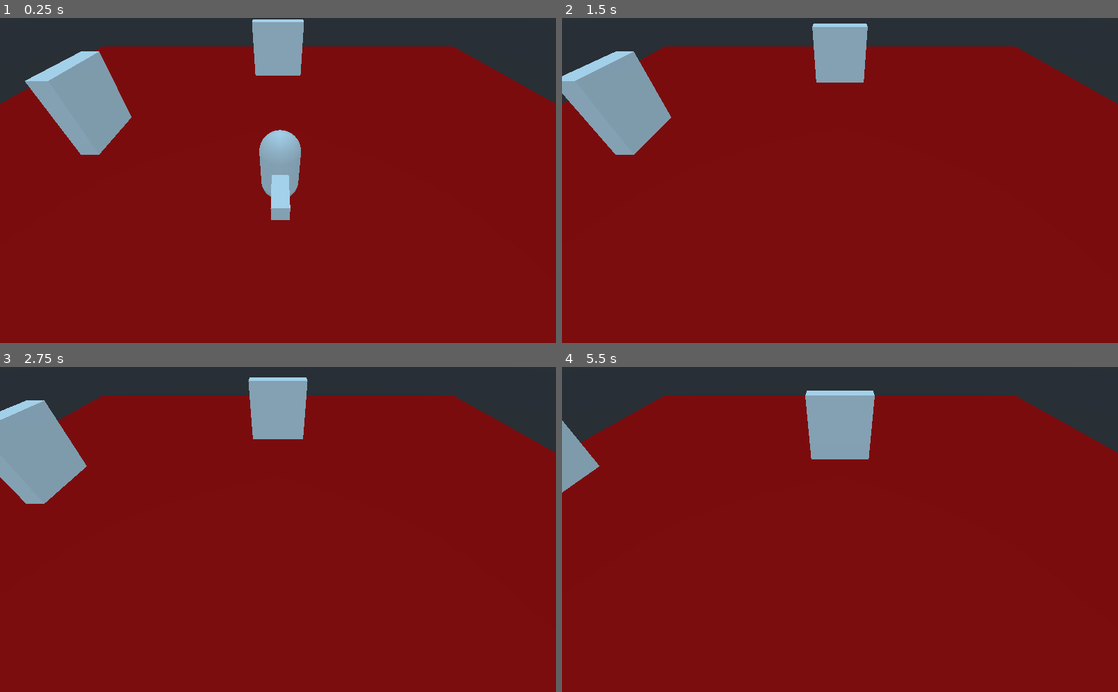
Above: before the commit, frames 1-4 (two rows, left to right).
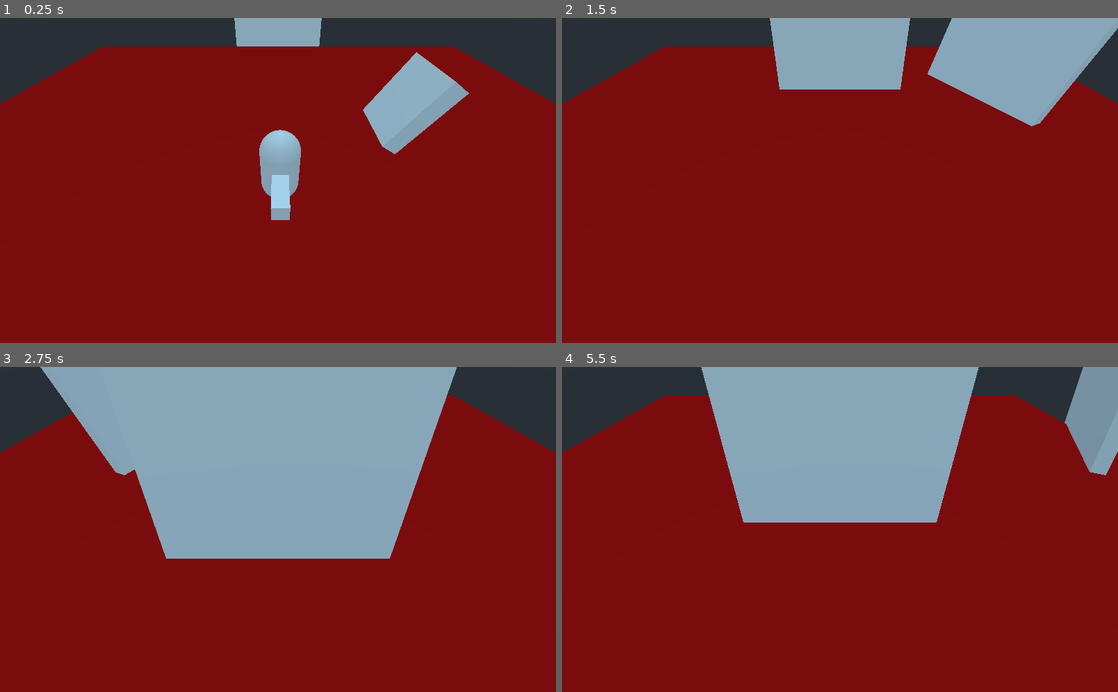
Above: after the commit, the same moments.

Repository: progammer/UTGJ2021
Game: Godot game, scene res://Spatial.tscn
The game is run twice, just before and just after one commit, with the same random seed, the same clock (stepped at 60 frames per second) and the same inputs.
Inputs:
- Up to frame 1 (0.25 s): no input
- Up to frame 2 (1.5 s): hold D (move_right) 0.53-1.28 s; tap Right (turn_c) at 0.6 s; tap Space (jump) at 0.77 s; hold Down (lay_down) from 1.28 s (still down); tap Left (turn_cc) at 1.35 s
- Up to frame 3 (2.75 s): tap Space (jump) at 1.52 s; release Down (lay_down) at 2.03 s; hold D (move_right) from 2.03 s (still down); tap Right (turn_c) at 2.1 s
- Up to frame 4 (5.5 s): release D (move_right) at 2.78 s; hold I (get_up) 2.78-3.53 s; tap Left (turn_cc) at 2.85, 4.35 s; tap Space (jump) at 3.02, 3.77, 4.52 s; hold A (move_left) 3.53-5.03 s; tap Right (turn_c) at 3.6, 5.1 s; hold Down (lay_down) from 5.03 s (still down)

The runs differ from the first frame. In frame 1, 8.0% of the frame differs, in the area x 4-85%, y 0-43%; in frame 2, 15%; in frame 3, 35%, in the area x 0-83%, y 0-59%; in frame 4, 21%.

Commit message:
spawn moving walls

Diff:
--- a/Spatial.tscn
+++ b/Spatial.tscn
@@ -1,7 +1,9 @@
-[gd_scene load_steps=9 format=2]
+[gd_scene load_steps=11 format=2]
 
+[ext_resource path="res://World.gd" type="Script" id=1]
 [ext_resource path="res://Player.gd" type="Script" id=2]
 [ext_resource path="res://Wall.gd" type="Script" id=3]
+[ext_resource path="res://Wall.tscn" type="PackedScene" id=4]
 
 [sub_resource type="CubeMesh" id=1]
 
@@ -18,6 +20,7 @@
 [sub_resource type="BoxShape" id=6]
 
 [node name="Spatial" type="Spatial"]
+script = ExtResource( 1 )
 
 [node name="Camera" type="Camera" parent="."]
 transform = Transform( 1, 0, 0, 0, 0.707107, 0.707107, 0, -0.707107, 0.707107, 0, 0, 6 )
@@ -54,16 +57,7 @@
 depth = 25.0
 material = SubResource( 5 )
 
-[node name="Wall" type="Area" parent="."]
-transform = Transform( 1, 0, 0, 0, 1, 0, 0, 0, 1, 0, -3, -5 )
-script = ExtResource( 3 )
-
-[node name="CSGBox" type="CSGBox" parent="Wall"]
-depth = 0.5
-
-[node name="CollisionShape" type="CollisionShape" parent="Wall"]
-transform = Transform( 1, 0, 0, 0, 1, 0, 0, 0, 0.3, 0, 0, 0 )
-shape = SubResource( 6 )
+[node name="Wall" parent="." instance=ExtResource( 4 )]
 
 [node name="Wall2" type="Area" parent="."]
 transform = Transform( -4.37114e-08, 0, 1, 0, 1, 0, -1, 0, -4.37114e-08, -5, -3, 0 )
@@ -76,5 +70,4 @@
 transform = Transform( 1, 0, 0, 0, 1, 0, 0, 0, 0.3, 0, 0, 0 )
 shape = SubResource( 6 )
 
-[connection signal="body_entered" from="Wall" to="Wall" method="_on_Wall_body_entered"]
 [connection signal="body_entered" from="Wall2" to="Wall2" method="_on_Wall_body_entered"]
--- a/Wall.gd
+++ b/Wall.gd
@@ -3,21 +3,33 @@
 # Get points based on screen size
 func _ready():
 	direction = randi() % 4
+	translation += OFFSETS[direction]
+	self.look_at(ROTATIONS[direction], Vector3.UP)
+	print("spawned" + str(direction))
 	# set_monitoring(true)
 
-export var velocity = 0.01
+export var velocity = 0.1
 export var direction = 0
 const DIRECTIONS = [
-	[0, 0, 1], # towards
-	[1, 0, 0], # right
-	[-1, 0, 0], # left
-	[0, -1, 0] # down
+	Vector3(0, 0, 1), # towards
+	Vector3(1, 0, 0), # right
+	Vector3(-1, 0, 0), # left
+	Vector3(0, -1, 0) # down
 ]
 
-const OFFSET = [
+const ROTATIONS = [
+	Vector3(0, 0, 0),
+	Vector3(0, 0, 0),
+	Vector3(0, 0, 0),
+	Vector3(0, 90, 0)
+]
+
+const OFFSETS = [
 	# FOR EACH OF THE STARTING DIRECTIONS
-
-
+	Vector3(0, 0, -10),
+	Vector3(-10, 0, 0),
+	Vector3(10, 0, 0),
+	Vector3(0, 10, 0)
 ]
 
 # Want to set up area collision
@@ -25,7 +37,7 @@
 # should dynamically spawn and despawn if successfully made to the otherside
 
 func _process(delta):
-	translation = Vector3(translation.x + DIRECTIONS[direction][0] * velocity, translation.y + DIRECTIONS[direction][1] * velocity, translation.z + DIRECTIONS[direction][2] * velocity)
+	translation = translation + DIRECTIONS[direction] * velocity
 
 func _on_Wall_body_entered(body):
 	if "Player" == body.name:
--- /dev/null
+++ b/Wall.tscn
@@ -0,0 +1,19 @@
+[gd_scene load_steps=3 format=2]
+
+[ext_resource path="res://Wall.gd" type="Script" id=1]
+
+[sub_resource type="BoxShape" id=1]
+
+[node name="Wall" type="Area"]
+transform = Transform( 1, 0, 0, 0, 1, 0, 0, 0, 1, 0, -3, -5 )
+script = ExtResource( 1 )
+
+[node name="CSGBox" type="CSGBox" parent="."]
+transform = Transform( 3, 0, 0, 0, 3, 0, 0, 0, 1, 0, 0, 0 )
+depth = 0.5
+
+[node name="CollisionShape" type="CollisionShape" parent="."]
+transform = Transform( 3, 0, 0, 0, 3, 0, 0, 0, 0.3, 0, 0, 0 )
+shape = SubResource( 1 )
+
+[connection signal="body_entered" from="." to="." method="_on_Wall_body_entered"]
--- /dev/null
+++ b/World.gd
@@ -0,0 +1,18 @@
+extends Spatial
+
+var wall = preload("res://Wall.tscn")
+var _timer = null
+
+# Called when the node enters the scene tree for the first time.
+func _ready():
+	_timer = Timer.new()
+	add_child(_timer)
+
+	_timer.connect("timeout", self, "_on_Timer_timeout")
+	_timer.set_wait_time(1.0)
+	_timer.set_one_shot(false) # Make sure it loops
+	_timer.start()
+
+func _on_Timer_timeout():
+	var instance = wall.instance()
+	add_child(instance)
